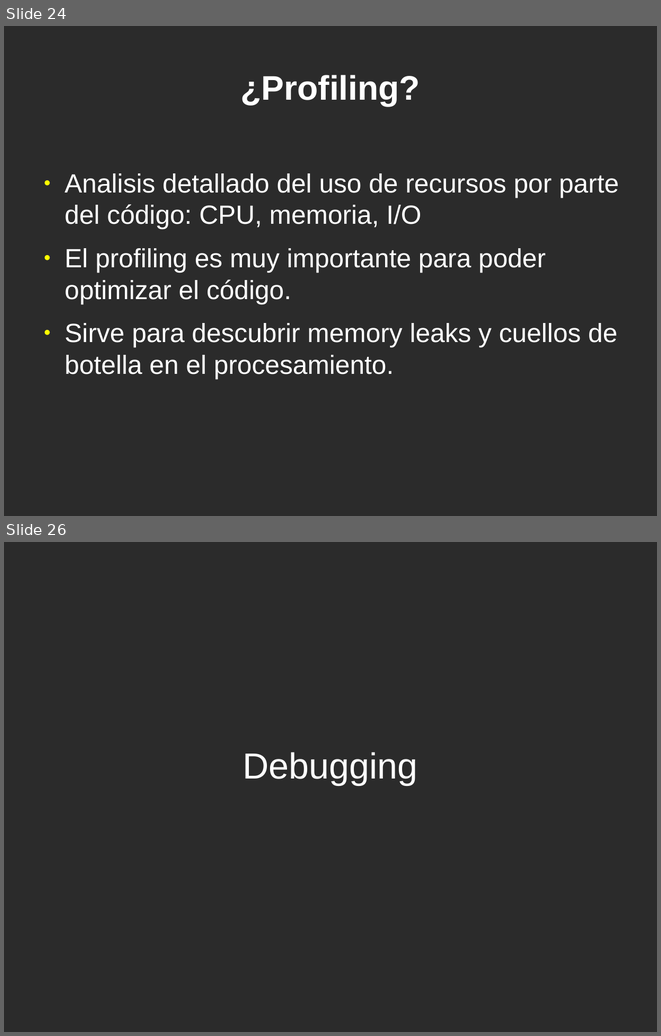
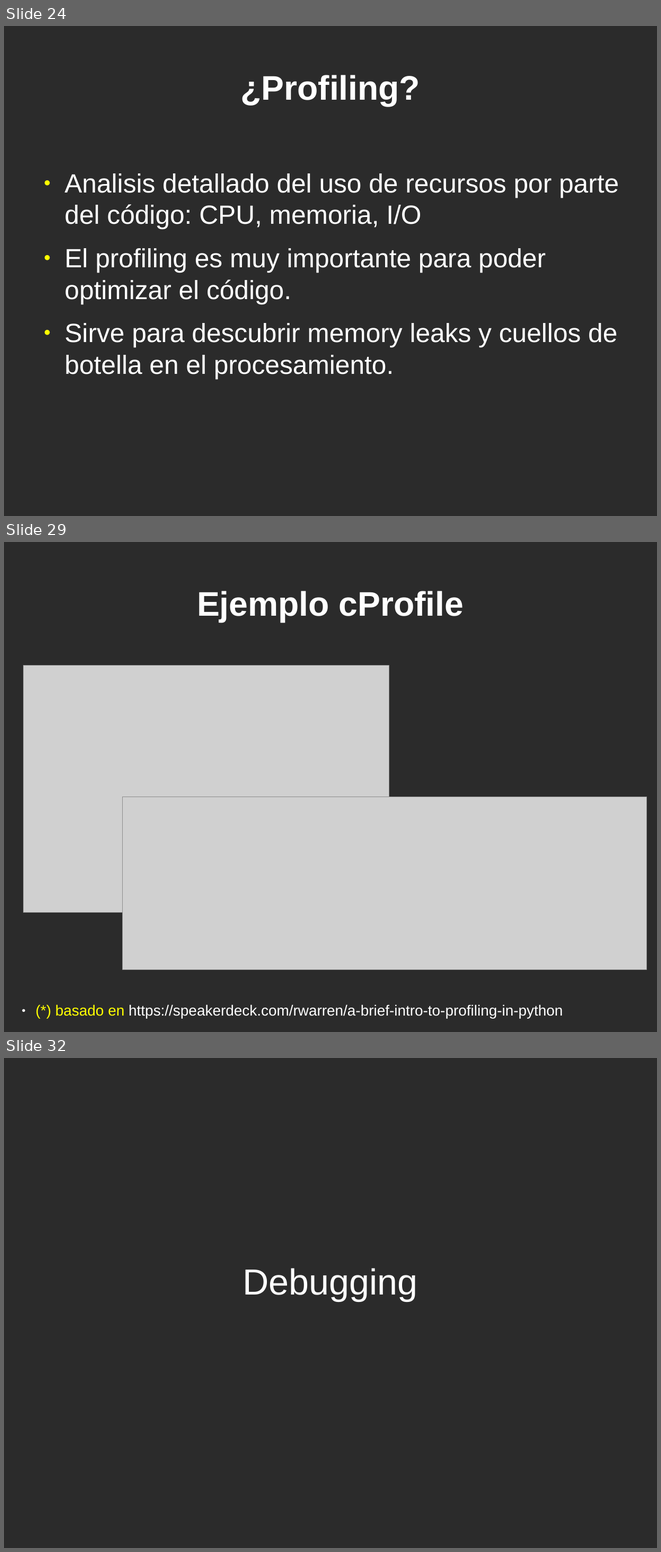
Before and after one commit to jeudy/clases_topicosI2013, a slide deck: 14-Debugging-Profiling-Testing.odp. Shown one above the other, each under a label of ours: slides 24 and 26 before the commit, slides 24, 29 and 32 after it; the slides between them are not shown. The pictures are 661x1036 and 661x1552 pixels, drawn with LibreOffice and Linux fonts; fonts in the diff are those of the drawing; grey boxes stand for pictures; background and template pictures are left out; a plain dark background stands for a picture behind light text. Boxes give left, top, right and bottom in pixels: in the first picture for what was removed or moved away, otherwise in the second. Text is boxed around its words. In the diff, an @@ line names an element or a change of style, - is before the commit and + after.

```diff
--- a/14-Debugging-Profiling-Testing.odp
+++ b/14-Debugging-Profiling-Testing.odp
@@ slide 29 added at box(4, 542, 657, 1032), background picture (left out) @@
@@ title added at box(197, 591, 464, 622), 41.4 pt, text #FFFFFF, bold @@
+Ejemplo cProfile
@@ picture added at box(23, 665, 389, 912) @@
@@ picture added at box(123, 797, 647, 970) @@
@@ text added at box(55, 1004, 563, 1018), 18 pt, text #FFFFFF @@
+● (*) basado en https://speakerdeck.com/rwarren/a-brief-intro-to-profiling-in-python
@@ what was slide 26 is now slide 32 @@
```
Also in this commit, not shown: 6 other slides added, 1 slide removed.
